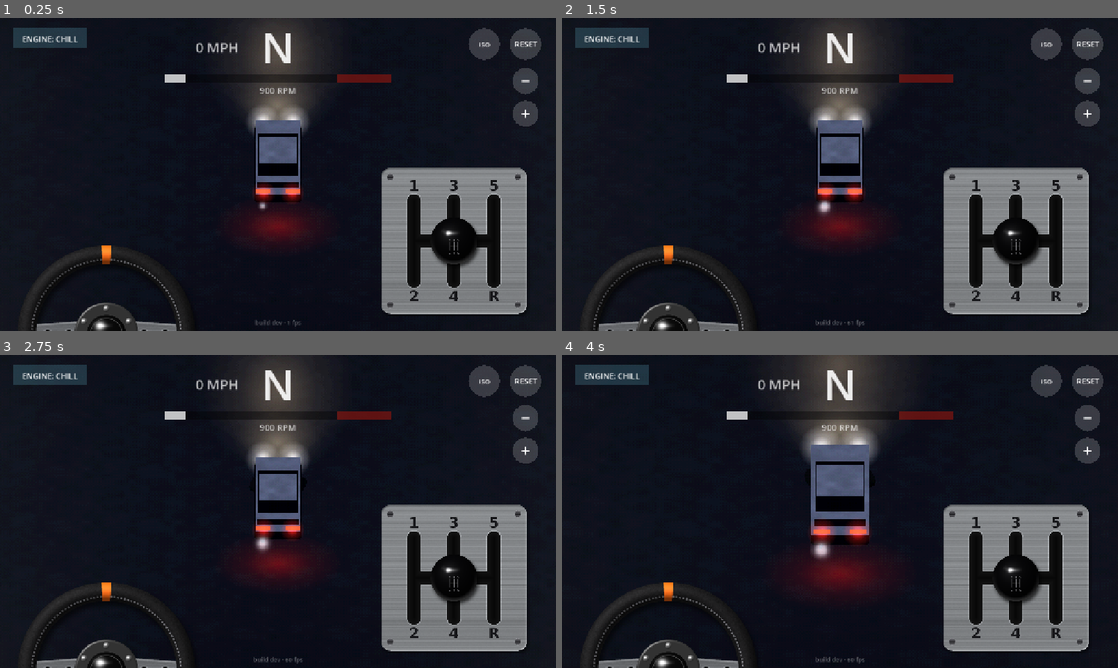
Above: before the commit, frames 1-4 (two rows, left to right).
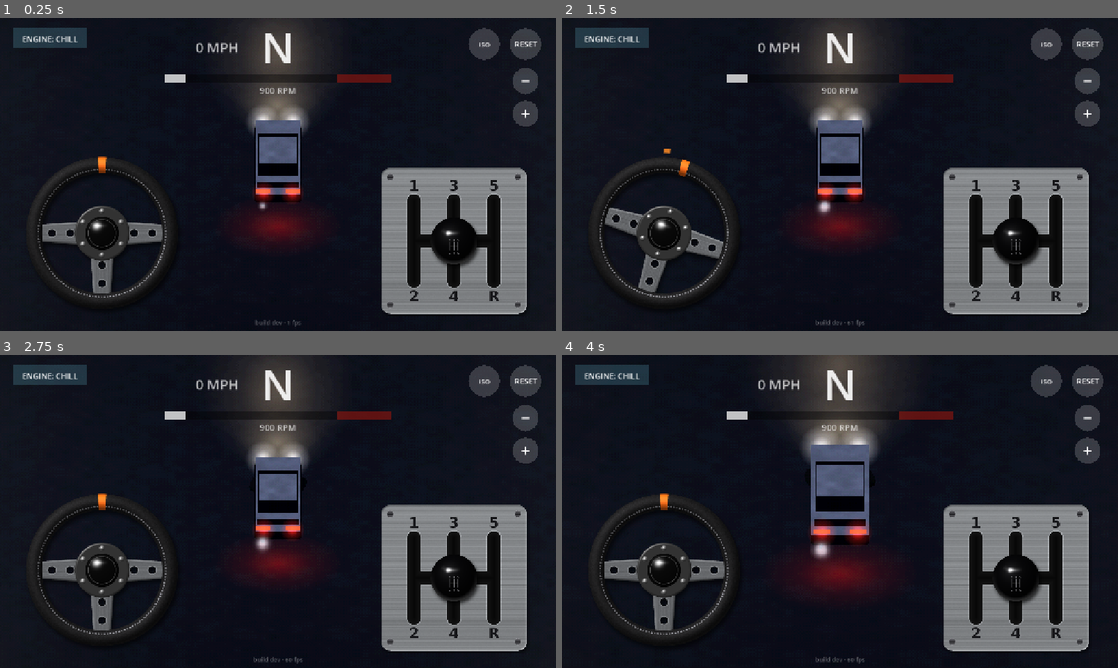
Above: after the commit, the same moments.

Repository: StoneColdOS/stick-drift
Game: Godot game, scene res://scenes/main.tscn
Two runs of this game, one before a commit and one after it. Both use one fixed random seed, a clock stepped at 60 frames per second and the inputs below.
Inputs (mouse positions are in pixels of both pictures, inside the frame that each line leads up to):
- Up to frame 1 (0.25 s): no input
- Up to frame 2 (1.5 s): tap Enter (reset) at 0.5 s; move the mouse to (962, 158) at 0.52 s; hold D (steer_right) 0.53-1.25 s; tap N (gear_n) at 0.6 s; click (962, 158) at 0.67 s; drag from (728, 190) to (812, 237) at 1.27 s
- Up to frame 3 (2.75 s): move the mouse to (333, 442) at 2.02 s; hold D (steer_right) from 2.03 s (still down); tap Space (kick) at 2.1 s
- Up to frame 4 (4 s): release D (steer_right) at 2.75 s; tap Enter (reset) at 2.75, 3.5 s; drag from (812, 574) to (673, 464) at 2.77 s; move the mouse to (1006, 558) at 3.52 s; hold A (steer_left) from 3.53 s (still down); tap = (zoom_in) at 3.6 s

The runs differ from the first frame. In frame 1, 3.9% of the frame differs, in the area x 4-34%, y 44-100%; in frame 2, 4.0%; in frame 3, 3.9%; in frame 4, 4.1%, in the area x 3-34%, y 44-100%.

Commit message:
Back to the full steering wheel (half wheel left too little to grab)
Co-Authored-By: Claude Opus 5.5 <noreply@anthropic.com>
Claude-Session: https://claude.ai/code/session_01X5D3N9oUK59uFhYSHv3wU5

Diff:
--- a/scripts/touch_controls.gd
+++ b/scripts/touch_controls.gd
@@ -1,7 +1,6 @@
 extends Control
 ## On-screen controls, landscape:
-##   Bottom-left:  steering wheel, top half peeking up from the bottom edge. Slide a thumb along
-##                 it to turn; let go and it spins back to center.
+##   Bottom-left:  steering wheel. Put a thumb on it and twist; let go and it spins back to center.
 ##   Bottom-right: H-pattern shifter. Drag the knob through the gate.
 ##   No e-brake: flick the wheel or downshift while turning to kick the rear out.
 ##   Top-right:    ISO/3D camera toggle, RESET, then zoom out (-) and in (+).
@@ -25,7 +24,7 @@
 const FAINT := Color(1, 1, 1, 0.16)
 const ACCENT := Color(1.0, 0.55, 0.15, 0.85)
 
-const WHEEL_R := 205.0          ## only the top half shows: the hub sits on the bottom edge
+const WHEEL_R := 175.0
 const WHEEL_MAX := 720.0        ## degrees each way for full lock: two full turns, like a real car
 const WHEEL_RETURN := 1100.0    ## self-centering when you let go, degrees per second
 const UNIT := 92.0              ## shifter gate unit in pixels
@@ -71,7 +70,7 @@
 
 func _layout() -> void:
 	var s := get_viewport_rect().size
-	wheel_center = Vector2(40 + WHEEL_R, s.y + 8)
+	wheel_center = Vector2(60 + WHEEL_R, s.y - 50 - WHEEL_R)
 	shifter_center = Vector2(s.x - 60 - UNIT * 1.9, s.y - 60 - UNIT * 1.6)
 	reset_pos = Vector2(s.x - 70, 60)
 	view_pos = Vector2(s.x - 165, 60)
